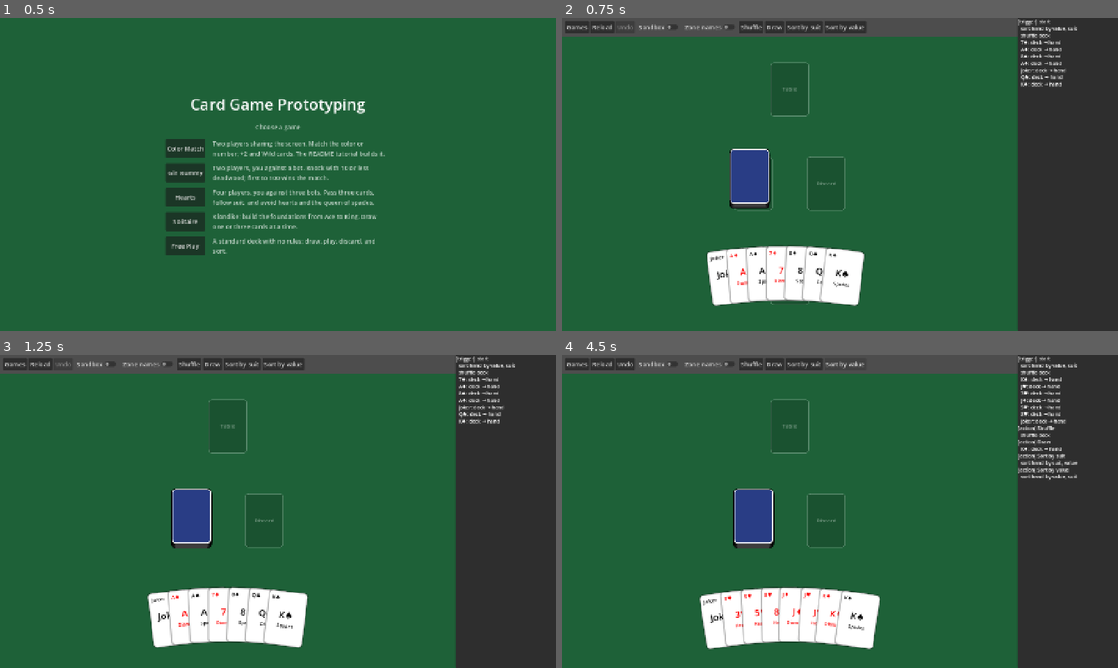
Above: before the commit, frames 1-4 (two rows, left to right).
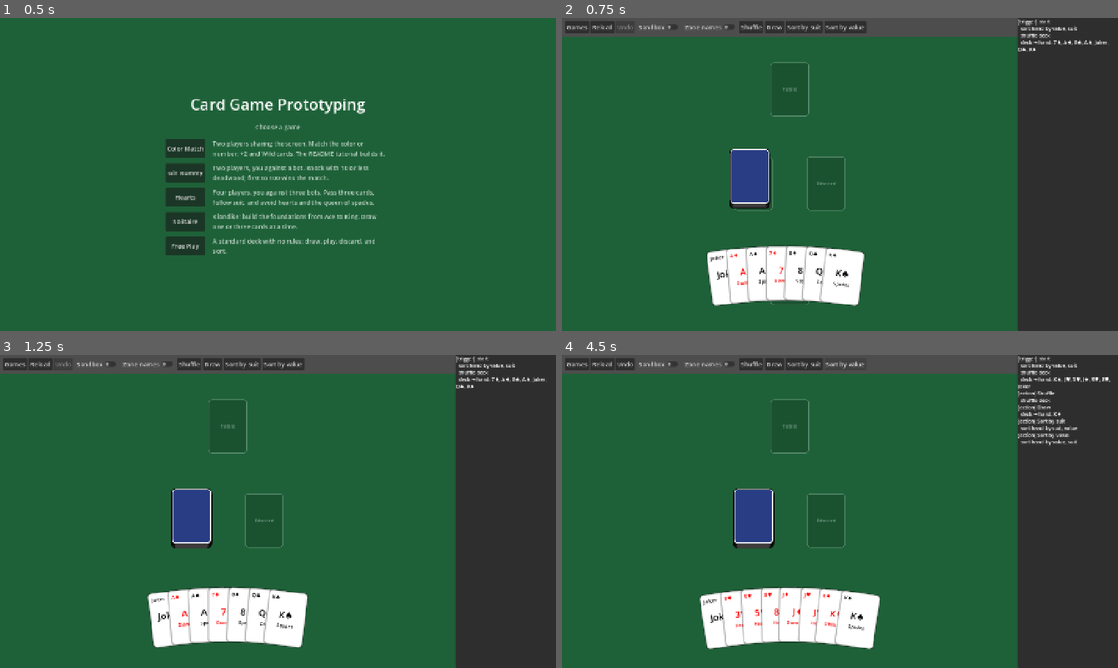
Above: after the commit, the same moments.

Repository: tylersutton/CardGameEngine
Game: Godot game, scene res://scenes/title.tscn
Two runs of this game, one before a commit and one after it. Both use one fixed random seed, a clock stepped at 60 frames per second and the inputs below.
Inputs:
- Up to frame 1 (0.5 s): no input
- Up to frame 2 (0.75 s): click "Free Play" at 0.5 s
- Up to frame 3 (1.25 s): no input
- Up to frame 4 (4.5 s): click "Reload" at 1.25 s; click "Shuffle" at 2 s; click "Draw" at 2.75 s; click "Sort by suit" at 3.5 s; click "Sort by value" at 4.25 s

Frame 1 is identical in both runs. In frame 2, 0.5% of the frame differs, in the area x 82-99%, y 7-22%; in frame 3, 0.5%; in frame 4, 1.2%, in the area x 82-99%, y 7-40%.

Commit message:
Group card moves in the log; add double-click
- Card moves and flips are logged one line per step and destination
  (e.g. "deck → hand_1: 5♦, 4♥, K♦"): a Hearts deal is 4 lines, not 52
- Zones can have on_double_click steps; bots consider double-clicks.
  Solitaire sends cards to the foundations on double-click

Co-Authored-By: Claude Opus 5.5 <noreply@anthropic.com>

Diff:
--- a/games/solitaire.json
+++ b/games/solitaire.json
@@ -7,7 +7,7 @@
 			"cards": "res://decks/gin_deck.csv",
 			"on_click": [{ "if": "count(stock) == 0", "then": ["draw(waste, stock, count(waste))"], "else": ["draw(stock, waste, draw_count)"] }]
 		},
-		"waste": { "label": "Waste", "layout": "pile", "spread": 3, "anchor": [0.21, 0.16], "on_click": ["try_move(card, foundation)"] },
+		"waste": { "label": "Waste", "layout": "pile", "spread": 3, "anchor": [0.21, 0.16], "on_double_click": ["try_move(card, foundation)"] },
 		"foundation": { "label": "A",
 			"copies": 4, "layout": "pile",
 			"anchors": [[0.47, 0.16], [0.6, 0.16], [0.73, 0.16], [0.86, 0.16]]
@@ -15,7 +15,7 @@
 		"tableau": { "label": "K",
 			"copies": 7, "layout": "column", "drag": "stack",
 			"anchors": [[0.08, 0.45], [0.21, 0.45], [0.34, 0.45], [0.47, 0.45], [0.6, 0.45], [0.73, 0.45], [0.86, 0.45]],
-			"on_click": ["try_move(card, foundation)"]
+			"on_double_click": ["try_move(card, foundation)"]
 		}
 	},
 	"variables": { "result": "", "draw_count": 1 },
--- a/scripts/core/actions.gd
+++ b/scripts/core/actions.gd
@@ -39,7 +39,7 @@
 		if destination != game.zone_of(card) and game.can_move(card, destination):
 			game.drag(card, destination)
 			return
-	game.logged.emit("[not allowed] %s: no move rule allows any of %s" % [card.title, ", ".join(to.map(func(zone: Zone) -> String: return zone.name))])
+	game.log_line("[not allowed] %s: no move rule allows any of %s" % [card.title, ", ".join(to.map(func(zone: Zone) -> String: return zone.name))])
 
 
 func all(zone: Zone) -> Array[Card]:
@@ -53,14 +53,14 @@
 
 func shuffle(zone: Zone) -> void:
 	zone.shuffle()
-	game.logged.emit("  shuffle " + zone.name)
+	game.log_line("  shuffle " + zone.name)
 
 
 func sort(zone: Zone, columns: Array) -> void:
 	var column_names: Array[String] = []
 	column_names.assign(columns)
 	zone.keep_sorted_by(column_names)
-	game.logged.emit("  sort %s by %s" % [zone.name, ", ".join(column_names)] if column_names else "  %s: manual order" % zone.name)
+	game.log_line("  sort %s by %s" % [zone.name, ", ".join(column_names)] if column_names else "  %s: manual order" % zone.name)
 
 
 func assign(variable: String, value: Variant) -> void:
--- a/scripts/core/bot.gd
+++ b/scripts/core/bot.gd
@@ -34,7 +34,7 @@
 	if not best_input.is_valid():
 		return false
 	inputs_this_turn += 1
-	game.logged.emit("[bot %d]" % turn_player)
+	game.log_line("[bot %d]" % turn_player)
 	best_input.call()
 	history_after_last_input = game.history.size()
 	return true
--- a/scripts/core/game.gd
+++ b/scripts/core/game.gd
@@ -49,6 +49,7 @@
 var chosen: Variant
 var asked := ""
 var history: Array[Dictionary] = []
+var pending_log: Dictionary = {}
 var move_from: Zone
 var move_to: Zone
 var checking_moves := false
@@ -96,6 +97,7 @@
 
 func start() -> void:
 	trigger("start")
+	_flush_log()
 	_perform_asked()
 	state_changed.emit()
 
@@ -110,7 +112,7 @@
 	cancel_choice()
 	var before := _snapshot()
 	var action: Dictionary = rules.actions[action_name]
-	logged.emit("[action] " + action_name)
+	log_line("[action] " + action_name)
 	if action.has("choose"):
 		_start_choice(action_name, action)
 	else:
@@ -142,20 +144,20 @@
 	pick_count = int(action.get("pick", 1))
 	selected = []
 	if choices.size() < pick_count:
-		logged.emit("  nothing to choose")
+		log_line("  nothing to choose")
 		choices = []
 		return
 	choosing = action_name
 	if choosing_cards():
-		logged.emit("  choose %d: click the highlighted cards (click anything else to cancel)" % pick_count)
+		log_line("  choose %d: click the highlighted cards (click anything else to cancel)" % pick_count)
 	else:
-		logged.emit("  choose one: " + ", ".join(choices.map(format_value)))
+		log_line("  choose one: " + ", ".join(choices.map(format_value)))
 
 
 func _complete_choice(choice: Variant) -> void:
 	var action_name := choosing
 	_clear_choice()
-	logged.emit("[%s] chose %s" % [action_name, _describe(choice)])
+	log_line("[%s] chose %s" % [action_name, _describe(choice)])
 	var outer_choice: Variant = chosen
 	chosen = choice
 	run(rules.actions[action_name].get("steps", []), choice if choice is Card else null)
@@ -175,6 +177,7 @@
 
 
 func _finish_input(before: Dictionary) -> void:
+	_flush_log()
 	_remember(before)
 	_perform_asked()
 	state_changed.emit()
@@ -189,7 +192,7 @@
 
 func cancel_choice() -> void:
 	if choosing:
-		logged.emit("[cancelled] " + choosing)
+		log_line("[cancelled] " + choosing)
 		_clear_choice()
 
 
@@ -206,7 +209,7 @@
 	var source := zone_of(card)
 	var rule := {} if sandbox else _matching_move(card, source, destination)
 	if rule.is_empty() and not can_move(card, destination):
-		logged.emit("[not allowed] %s: %s → %s (%s)" % [card.title, source.name, destination.name, _refusal_reason(source, destination)])
+		log_line("[not allowed] %s: %s → %s (%s)" % [card.title, source.name, destination.name, _refusal_reason(source, destination)])
 		return false
 	_during_move(source, destination, func() -> void:
 		for carried_card in carried(card):
@@ -258,13 +261,13 @@
 	var zone := zone_of(card)
 	zone.reorder(card, index)
 	_remember(before)
-	logged.emit("  %s: position %d in %s (manual order)" % [card.title, index + 1, zone.name])
+	log_line("  %s: position %d in %s (manual order)" % [card.title, index + 1, zone.name])
 	state_changed.emit()
 
 
 func trigger(event: String) -> void:
 	if event in rules.triggers:
-		logged.emit("[trigger] " + event)
+		log_line("[trigger] " + event)
 		run(rules.triggers[event])
 
 
@@ -289,7 +292,7 @@
 	elif choosing:
 		cancel_choice()
 	elif zone.on_click:
-		logged.emit("[click] %s in %s" % [card.title, zone.name])
+		log_line("[click] %s in %s" % [card.title, zone.name])
 		run(zone.on_click, card)
 	_finish_input(before)
 
@@ -305,11 +308,21 @@
 			_complete_choice(selected.duplicate())
 
 
+func double_click(card: Card) -> void:
+	var before := _snapshot()
+	cancel_choice()
+	var zone := zone_of(card)
+	if zone.on_double_click:
+		log_line("[double-click] %s in %s" % [card.title, zone.name])
+		run(zone.on_double_click, card)
+	_finish_input(before)
+
+
 func click_empty(zone: Zone) -> void:
 	var before := _snapshot()
 	cancel_choice()
 	if zone.on_click:
-		logged.emit("[click] " + zone.name)
+		log_line("[click] " + zone.name)
 		run(zone.on_click)
 	_finish_input(before)
 
@@ -322,7 +335,7 @@
 	_restore(history.pop_back())
 	while is_bot_turn() and history:
 		_restore(history.pop_back())
-	logged.emit("[undo]")
+	log_line("[undo]")
 	variables_changed.emit()
 	state_changed.emit()
 
@@ -354,6 +367,9 @@
 		elif source.on_click:
 			for card in _reachable_cards(source):
 				inputs.append(click.bind(card))
+		if source.on_double_click:
+			for card in _reachable_cards(source):
+				inputs.append(double_click.bind(card))
 	for action_name: String in rules.actions:
 		var action: Dictionary = rules.actions[action_name]
 		if action.get("human_only", false) or not _holds(action.get("when", "")):
@@ -442,6 +458,7 @@
 	var contents_before := _contents()
 	var history_size := history.size()
 	var choice_state := [choosing, choices, pick_count, selected.duplicate(), asked]
+	_flush_log()
 	_set_quiet(true)
 	input.call()
 	var value: Variant = null
@@ -456,6 +473,7 @@
 	pick_count = choice_state[2]
 	selected.assign(choice_state[3])
 	asked = choice_state[4]
+	pending_log.clear()
 	_set_quiet(false)
 	return value
 
@@ -521,11 +539,12 @@
 			continue
 		var text: String = step["if"] if step is Dictionary else step
 		var result: Variant = _evaluate(text, card)
+		_flush_log()
 		if evaluation_failed:
 			return false
 		if step is Dictionary:
 			var branch := "then" if result else "else"
-			logged.emit("  if %s → %s" % [text, branch])
+			log_line("  if %s → %s" % [text, branch])
 			if not run(step.get(branch, []), card):
 				return false
 	return true
@@ -542,7 +561,7 @@
 	var name: String = loop.for
 	var number_name := name + LOOP_NUMBER_SUFFIX
 	var outer_values := [_loop_value(name), _loop_value(number_name)]
-	logged.emit("  for %s in %s (%d)" % [name, loop.in, item_list.size()])
+	log_line("  for %s in %s (%d)" % [name, loop.in, item_list.size()])
 	var completed := true
 	for i in item_list.size():
 		_set_loop_value(name, item_list[i])
@@ -570,7 +589,7 @@
 func _run_while(loop: Dictionary, card: Card) -> bool:
 	for repeats in MAX_REPEATS:
 		if not _holds(loop.while, card):
-			logged.emit("  while %s: repeated %d times" % [loop.while, repeats])
+			log_line("  while %s: repeated %d times" % [loop.while, repeats])
 			return not evaluation_failed
 		if not run(loop.get("do", []), card):
 			return false
@@ -668,15 +687,33 @@
 	var source := zone_of(card)
 	source.remove(card)
 	destination.add(card)
-	logged.emit("  %s: %s → %s" % [card.title, source.name, destination.name])
+	_log_item("%s → %s" % [source.name, destination.name], card.title)
 	run(_card_effect(card, destination), card)
 
 
 func flip(card: Card) -> void:
 	card.face_up = not card.face_up
 	var zone := zone_of(card)
-	logged.emit("  %s: face %s in %s" % [card.title, "up" if card.face_up else "down", zone.name])
+	_log_item("face %s in %s" % ["up" if card.face_up else "down", zone.name], card.title)
 	zone.changed.emit(zone)
+
+
+func log_line(text: String) -> void:
+	_flush_log()
+	logged.emit(text)
+
+
+## Card moves and flips are collected and logged one line per kind, e.g. "deck → hand_1: 2♦, 7♥".
+func _log_item(kind: String, item: String) -> void:
+	if kind not in pending_log:
+		pending_log[kind] = []
+	pending_log[kind].append(item)
+
+
+func _flush_log() -> void:
+	for kind: String in pending_log:
+		logged.emit("  %s: %s" % [kind, ", ".join(pending_log[kind])])
+	pending_log.clear()
 
 
 func shows_face(card: Card) -> bool:
@@ -695,7 +732,7 @@
 		failed.emit("Unknown variable \"%s\" (declare it in \"variables\")" % name)
 		return
 	variables[name] = value
-	logged.emit("  %s = %s" % [name, format_value(value)])
+	log_line("  %s = %s" % [name, format_value(value)])
 	variables_changed.emit()
 
 
@@ -859,6 +896,7 @@
 	conditions.append(rules.bot.get("prefer", ""))
 	for zone: Zone in zones.values():
 		step_lists.append(zone.on_click)
+		step_lists.append(zone.on_double_click)
 		for card in zone.cards:
 			for destination: Zone in zones.values():
 				step_lists.append(_card_effect(card, destination))
--- a/scripts/core/zone.gd
+++ b/scripts/core/zone.gd
@@ -22,6 +22,7 @@
 var drags_stack: bool
 var spread: int
 var on_click: Array
+var on_double_click: Array
 var cards: Array[Card] = []
 var sort_columns: Array[String] = []
 
@@ -42,6 +43,7 @@
 	drags_stack = definition.get("drag", "") == DRAG_STACK
 	spread = int(definition.get("spread", 0))
 	on_click = definition.get("on_click", [])
+	on_double_click = definition.get("on_double_click", [])
 
 
 func add(card: Card) -> void:
--- a/scripts/ui/card_view.gd
+++ b/scripts/ui/card_view.gd
@@ -4,6 +4,7 @@
 signal picked_up(view: CardView)
 signal dragged(view: CardView)
 signal clicked(view: CardView)
+signal double_clicked(view: CardView)
 signal dropped(view: CardView)
 
 const SIZE := Vector2(100, 140)
@@ -75,9 +76,11 @@
 
 func _gui_input(event: InputEvent) -> void:
 	if event is InputEventMouseButton and event.button_index == MOUSE_BUTTON_LEFT:
-		if event.pressed:
+		if event.double_click:
+			double_clicked.emit(self)
+		elif event.pressed:
 			_grab()
-		else:
+		elif grabbed:
 			_release()
 	elif event is InputEventMouseMotion and grabbed:
 		global_position = get_global_mouse_position() - grab_offset
--- a/scripts/ui/table_view.gd
+++ b/scripts/ui/table_view.gd
@@ -101,6 +101,7 @@
 		view.picked_up.connect(_on_card_picked_up)
 		view.dragged.connect(_on_card_dragged)
 		view.clicked.connect(_on_card_clicked)
+		view.double_clicked.connect(_on_card_double_clicked)
 		view.dropped.connect(_on_card_dropped)
 		add_child(view)
 		views[card] = view
@@ -180,6 +181,12 @@
 		preview_zone = null
 	var zone := game.zone_of(view.card)
 	game.click(view.card)
+	_layout_zone(zone)
+
+
+func _on_card_double_clicked(view: CardView) -> void:
+	var zone := game.zone_of(view.card)
+	game.double_click(view.card)
 	_layout_zone(zone)
 
 
Not shown, changed: README.md
